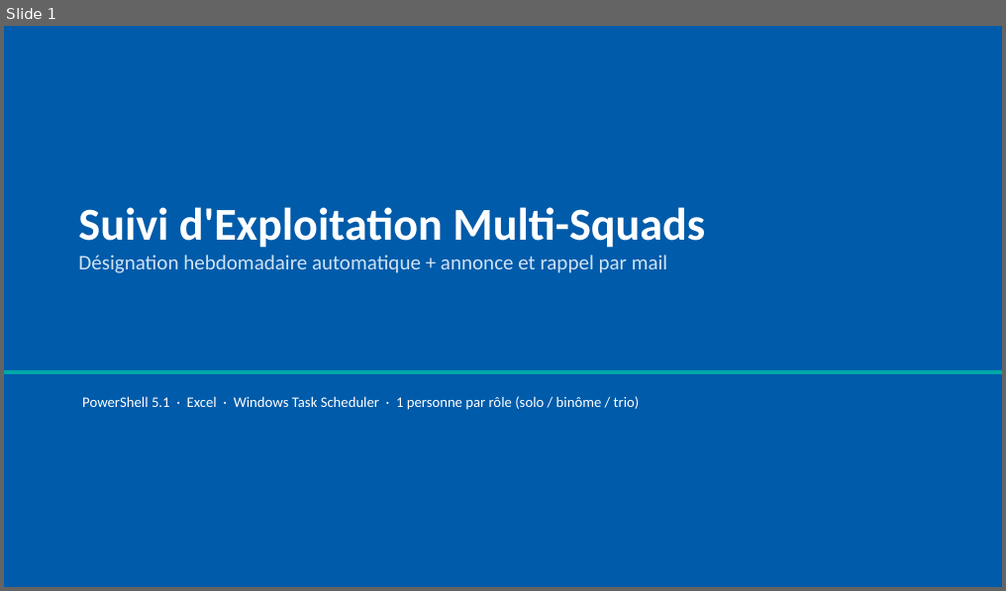
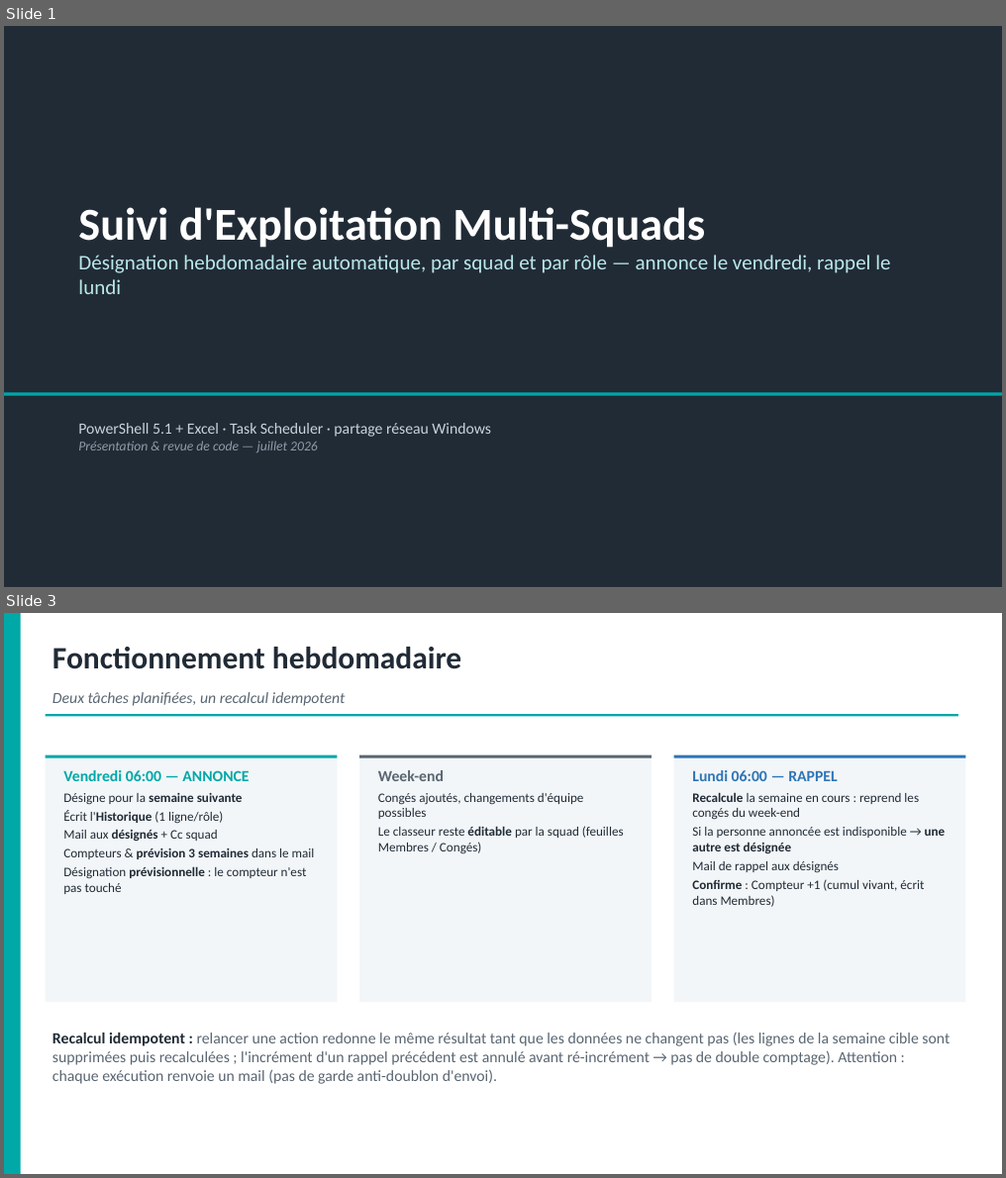
Before and after one commit to lucasyessad/mon_env, a slide deck: docs/Presentation-Suivi-Exploitation.pptx. Shown one above the other, each under a label of ours: slide 1 before the commit, slides 1 and 3 after it; the slides between them are not shown. The pictures are 1006x591 and 1006x1178 pixels, drawn with LibreOffice and Linux fonts; fonts in the diff are those of the drawing. Boxes give left, top, right and bottom in pixels: in the first picture for what was removed or moved away, otherwise in the second. Text is boxed around its words. In the diff, an @@ line names an element or a change of style, - is before the commit and + after.

```diff
--- a/docs/Presentation-Suivi-Exploitation.pptx
+++ b/docs/Presentation-Suivi-Exploitation.pptx
@@ slide 3 added at (x1=4, y1=613, x2=1002, y2=1174), background #FFFFFF @@
@@ rectangle added at (x1=4, y1=613, x2=21, y2=1174), fill #00A8A8 @@
@@ text added at (x1=53, y1=647, x2=461, y2=669), 30 pt, text #212B36, bold @@
+Fonctionnement hebdomadaire
@@ text added at (x1=53, y1=692, x2=346, y2=706), 15 pt, text #5A6672, italic @@
+Deux tâches planifiées, un recalcul idempotent
@@ rectangle added at (x1=46, y1=714, x2=958, y2=716), fill #00A8A8 @@
@@ rectangle added at (x1=46, y1=756, x2=338, y2=1002), fill #F2F6F8 @@
@@ rectangle added at (x1=46, y1=756, x2=338, y2=759), fill #00A8A8 @@
@@ rectangle added at (x1=359, y1=756, x2=651, y2=1002), fill #F2F6F8 @@
@@ rectangle added at (x1=359, y1=756, x2=651, y2=759), fill #5A6672 @@
@@ rectangle added at (x1=674, y1=756, x2=966, y2=1002), fill #F2F6F8 @@
@@ rectangle added at (x1=674, y1=756, x2=966, y2=759), fill #2E75B6 @@
@@ text added at (x1=63, y1=770, x2=315, y2=894), 12.5 pt, text #212B36 @@
+Vendredi 06:00 — ANNONCE
+Désigne pour la semaine suivante
+Écrit l'Historique (1 ligne/rôle)
+Mail aux désignés + Cc squad
+Compteurs & prévision 3 semaines dans le mail
+Désignation prévisionnelle : le compteur n'est pas touché
@@ text added at (x1=378, y1=770, x2=624, y2=855), 12.5 pt, text #212B36 @@
+Week-end
+Congés ajoutés, changements d'équipe possibles
+Le classeur reste éditable par la squad (feuilles Membres / Congés)
@@ text added at (x1=692, y1=770, x2=945, y2=907), 12.5 pt, text #212B36 @@
+Lundi 06:00 — RAPPEL
+Recalcule la semaine en cours : reprend les congés du week-end
+Si la personne annoncée est indisponible → une autre est désignée
+Mail de rappel aux désignés
+Confirme : Compteur +1 (cumul vivant, écrit dans Membres)
@@ text added at (x1=53, y1=1033, x2=949, y2=1084), 15 pt, text #5A6672 @@
+Recalcul idempotent : relancer une action redonne le même résultat tant que les données ne changent pas (les lignes de la semaine cible sont supprimées puis recalculées ; l'incrément d'un rappel précédent est annulé avant ré-incrément → pas de double comptage). Attention : chaque exécution renvoie un mail (pas de garde anti-doublon d'envoi).
@@ slide 1 changed as well @@
@@ rectangle at (x1=4, y1=26, x2=1002, y2=587): fill #005BAA to #212B36 @@
@@ text at (x1=78, y1=255, x2=890, y2=294): text changed; text colour #CFE2F3 to #B9E8E8 @@
-Désignation hebdomadaire automatique + annonce et rappel par mail
+Désignation hebdomadaire automatique, par squad et par rôle — annonce le vendredi, rappel le lundi
@@ rectangle moved from (x1=4, y1=371, x2=1002, y2=374) to (x1=4, y1=393, x2=1002, y2=396) @@
@@ text at (x1=78, y1=423, x2=491, y2=453): text changed; size 14 to 15 pt; text colour #FFFFFF to #C9D3DC @@
-PowerShell 5.1 · Excel · Windows Task Scheduler · 1 personne par rôle (solo / binôme / trio)
+PowerShell 5.1 + Excel · Task Scheduler · partage réseau Windows
+Présentation & revue de code — juillet 2026
```
Also in this commit, not shown: 2 other slides changed, 9 other slides added, 8 slides removed, 2 other files.
